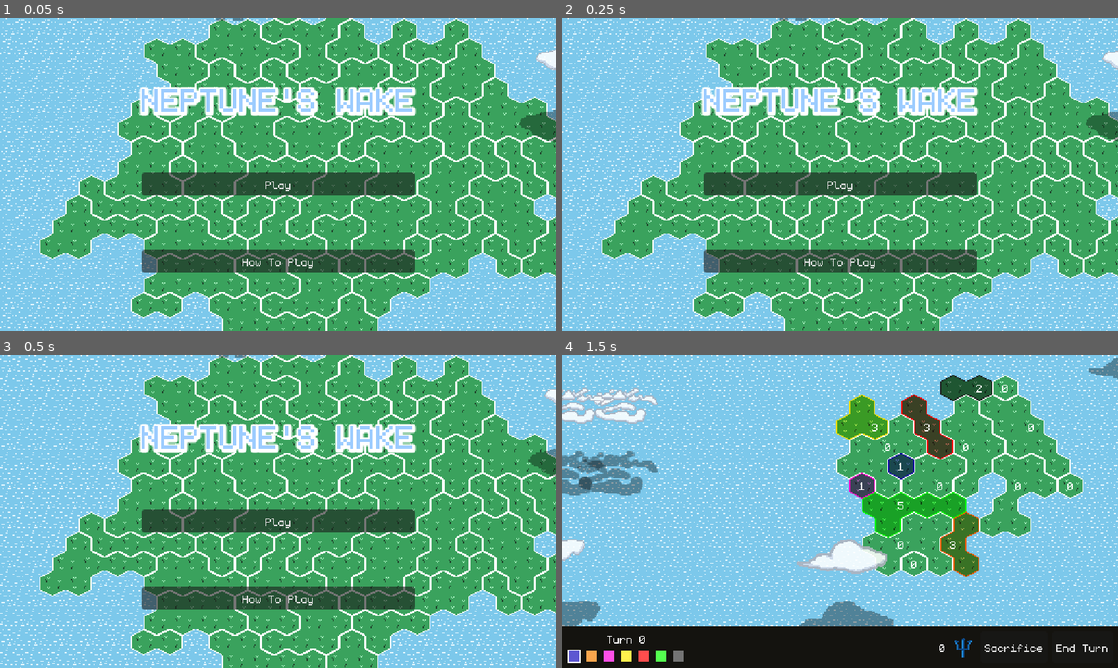
Above: before the commit, frames 1-4 (two rows, left to right).
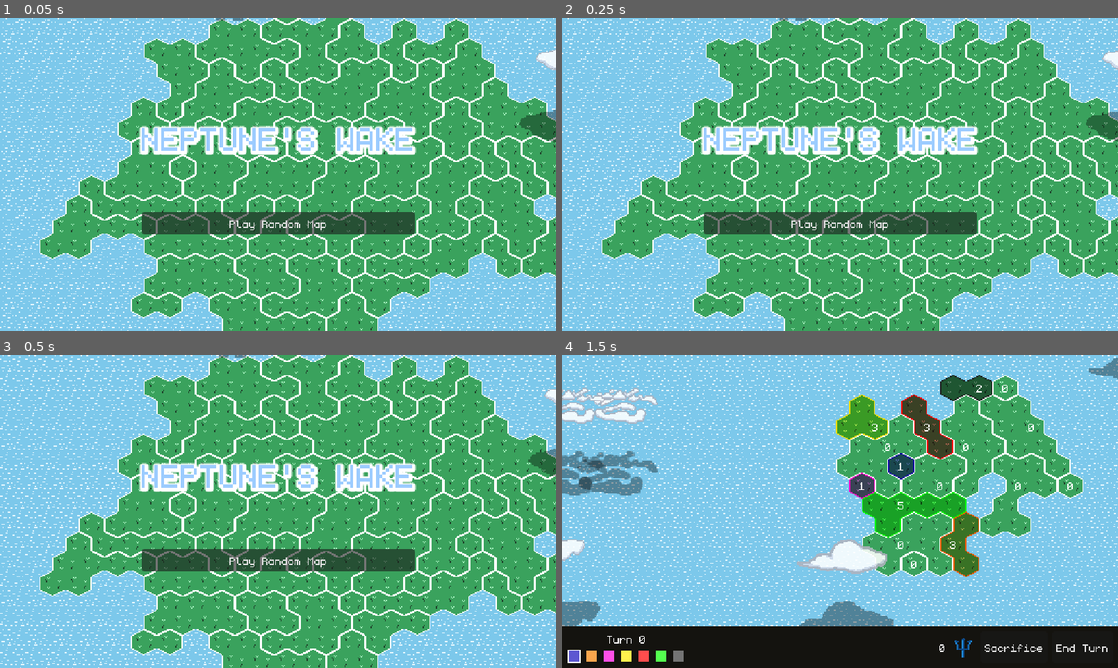
Above: after the commit, the same moments.

Repository: feored/LD54
Game: Godot game, scene res://scenes/main_menu.tscn
Two runs of this game, one before a commit and one after it. Both use one fixed random seed, a clock stepped at 60 frames per second and the inputs below. This scene is started directly instead of the project's main scene.
Inputs:
- Up to frame 1 (0.05 s): no input
- Up to frame 2 (0.25 s): no input
- Up to frame 3 (0.5 s): no input
- Up to frame 4 (1.5 s): click "Play" (after the commit: "Play Random Map") at 0.5 s; click "Play this map" at 1.25 s

The runs differ from the first frame. In frame 1, 18% of the frame differs, in the area x 25-75%, y 22-82%; in frame 2, 18%; in frame 3, 18%; in frame 4, nothing differs.

Commit message:
remove how to play button

Diff:
--- a/scenes/main_menu.tscn
+++ b/scenes/main_menu.tscn
@@ -97,9 +97,10 @@
 
 [node name="PlayBtn" type="Button" parent="CanvasLayer/Control/CenterContainer/VBoxContainer"]
 layout_mode = 2
-text = "Play"
+text = "Play Random Map"
 
 [node name="InstructionsBtn" type="Button" parent="CanvasLayer/Control/CenterContainer/VBoxContainer"]
+visible = false
 layout_mode = 2
 text = "How To Play"
 
